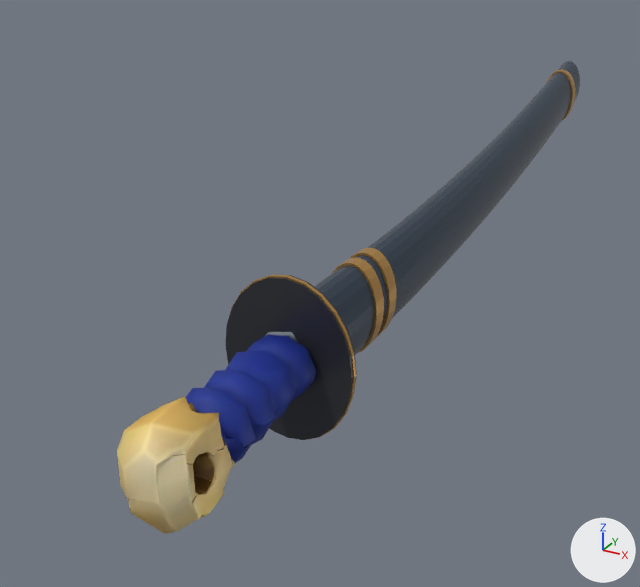
The glTF model assets/models/weapons/Tachi.glb: old version first, new version second.
The view is the same before and after, from a 50 mm camera at (0.301, -0.448, 0.309) aimed at (-0.082, 0.249, -0.04). The lights are fixed; the arrows at lower right show +X, +Y and +Z. The older version comes first. Where no turn or scale is listed for an object, it has been applied to the vertices. Vertices at exactly the same position are counted once.

Before the edit, the objects in view are built like this:
```python
ob_guard = bpy.data.objects.new('Guard', me_guard)
ob_guard.location = (0.0, 0.0, 0.0)
ob_guardrim = bpy.data.objects.new('GuardRim', me_guardrim)
ob_guardrim.location = (0.0, 0.0, 0.0)
ob_originalgrip = bpy.data.objects.new('OriginalGrip', me_meshes_0)
ob_originalgrip.location = (0.0, 0.0, 0.0)
ob_saya = bpy.data.objects.new('Saya', me_saya)
ob_saya.location = (0.0, 0.0, 0.0)
ob_sayatrim1 = bpy.data.objects.new('SayaTrim1', me_sayatrim1)
ob_sayatrim1.location = (0.0, 0.0, 0.0)
ob_sayatrim2 = bpy.data.objects.new('SayaTrim2', me_sayatrim2)
ob_sayatrim2.location = (0.0, 0.0, 0.0)
ob_sayatrim3 = bpy.data.objects.new('SayaTrim3', me_sayatrim3)
ob_sayatrim3.location = (0.0, 0.0, 0.0)
```
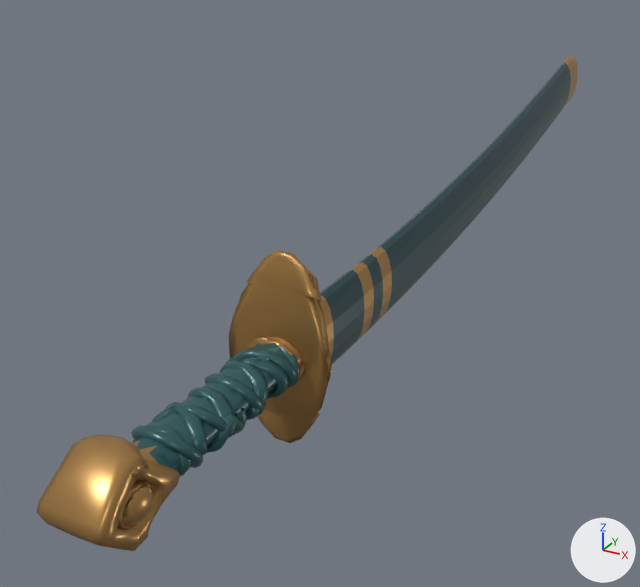
Location of each change, [x1, y1, x2, y2] in pixels of the pictures (640 x 587 px):
'TachiGrip', added
    after: [36, 250, 332, 551]
    faces in mat_moon_brass (orange #b38950): [36, 250, 332, 551]
    faces in mat_teal_binding (dark cyan #295759): [131, 343, 300, 476]
'OriginalGrip', deleted
    before: [117, 332, 316, 534]
'Saya', reshaped
    before: [314, 61, 580, 355]
    after: [320, 56, 578, 365]
'Guard', deleted
    before: [225, 274, 357, 440]
'SayaTrim1', deleted (orange)
    before: [332, 258, 384, 353]
'SayaTrim2', deleted (orange)
    before: [351, 248, 397, 336]
'GuardRim', deleted
    before: [229, 275, 356, 440]
'SayaTrim3', deleted
    before: [546, 69, 575, 121]

The change, as a diff of the scene's bpy script:
```diff
--- a/assets/models/weapons/Tachi.glb.py
+++ b/assets/models/weapons/Tachi.glb.py
@@ mat_moon_brass @@
+mat_moon_brass = principled_material('Moon brass')
+mat_moon_brass.base_color = (0.45, 0.25, 0.08)  # orange #b38950
+mat_moon_brass.metallic = 0.65
+mat_moon_brass.roughness = 0.32
@@ mat_teal_binding @@
+mat_teal_binding = principled_material('Teal binding')
+mat_teal_binding.base_color = (0.022, 0.095, 0.1)  # dark cyan #295759
+mat_teal_binding.metallic = 0.13
+mat_teal_binding.roughness = 0.32
@@ me_saya @@
 # used by ob_saya; location = (0.0, 0.0, 0.0)
-me_saya.from_pydata(...)  # 696 vertices, 1388 faces; spans x -0.024..0.024, y 0.058..0.824, z -0.041..0.111
+me_saya.from_pydata(...)  # 688 vertices, 1358 faces; spans x -0.012..0.012, y 0.082..0.823, z -0.034..0.117
+# me_saya part 1: 696 vertices removed from x -0.024..0.024, y 0.058..0.824, z -0.041..0.111; 688 vertices added at x -0.012..0.012, y 0.082..0.823, z -0.034..0.117
 me_saya.materials.append(mat_indigo_lacquer)
+me_saya.materials.append(mat_moon_brass)  # orange #b38950
@@ me_tripo_83f09f8c_618d_450a_aef1_504be9b735e9 @@
+me_tripo_83f09f8c_618d_450a_aef1_504be9b735e9.from_pydata(...)  # 2649 vertices, 4201 faces; spans x -0.047..0.038, y -0.175..0.082, z -0.073..0.085
+# faces by material slot: [1876, 2325]
+me_tripo_83f09f8c_618d_450a_aef1_504be9b735e9.materials.append(mat_teal_binding)  # dark cyan #295759
+me_tripo_83f09f8c_618d_450a_aef1_504be9b735e9.materials.append(mat_moon_brass)  # orange #b38950
@@ ob_guard @@
-ob_guard = bpy.data.objects.new('Guard', me_guard)
-ob_guard.location = (0.0, 0.0, 0.0)
@@ ob_guardrim @@
-ob_guardrim = bpy.data.objects.new('GuardRim', me_guardrim)
-ob_guardrim.location = (0.0, 0.0, 0.0)
@@ ob_originalgrip @@
-ob_originalgrip = bpy.data.objects.new('OriginalGrip', me_meshes_0)
-ob_originalgrip.location = (0.0, 0.0, 0.0)
@@ ob_sayatrim1 @@
-ob_sayatrim1 = bpy.data.objects.new('SayaTrim1', me_sayatrim1)
-ob_sayatrim1.location = (0.0, 0.0, 0.0)
@@ ob_sayatrim2 @@
-ob_sayatrim2 = bpy.data.objects.new('SayaTrim2', me_sayatrim2)
-ob_sayatrim2.location = (0.0, 0.0, 0.0)
@@ ob_sayatrim3 @@
-ob_sayatrim3 = bpy.data.objects.new('SayaTrim3', me_sayatrim3)
-ob_sayatrim3.location = (0.0, 0.0, 0.0)
@@ ob_tachigrip @@
+ob_tachigrip = bpy.data.objects.new('TachiGrip', me_tripo_83f09f8c_618d_450a_aef1_504be9b735e9)
+ob_tachigrip.location = (0.0, 0.0, 0.0)
```
